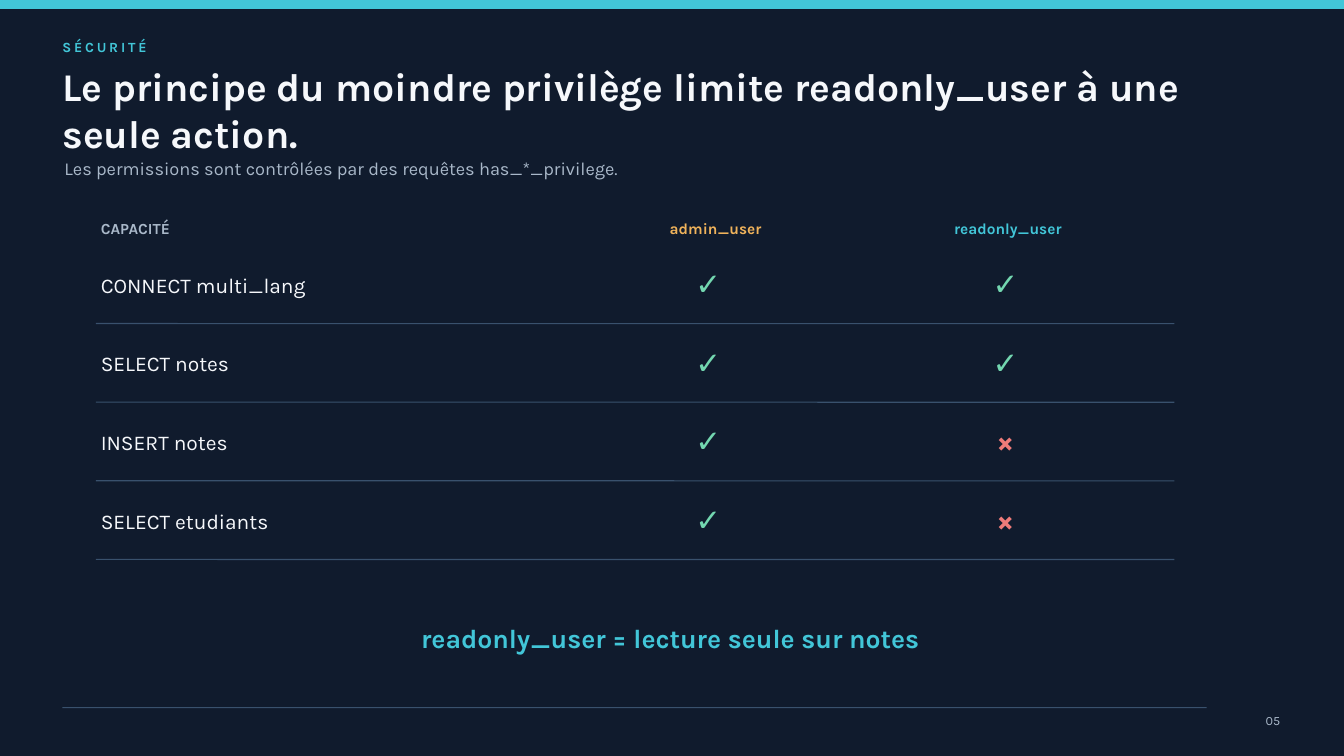
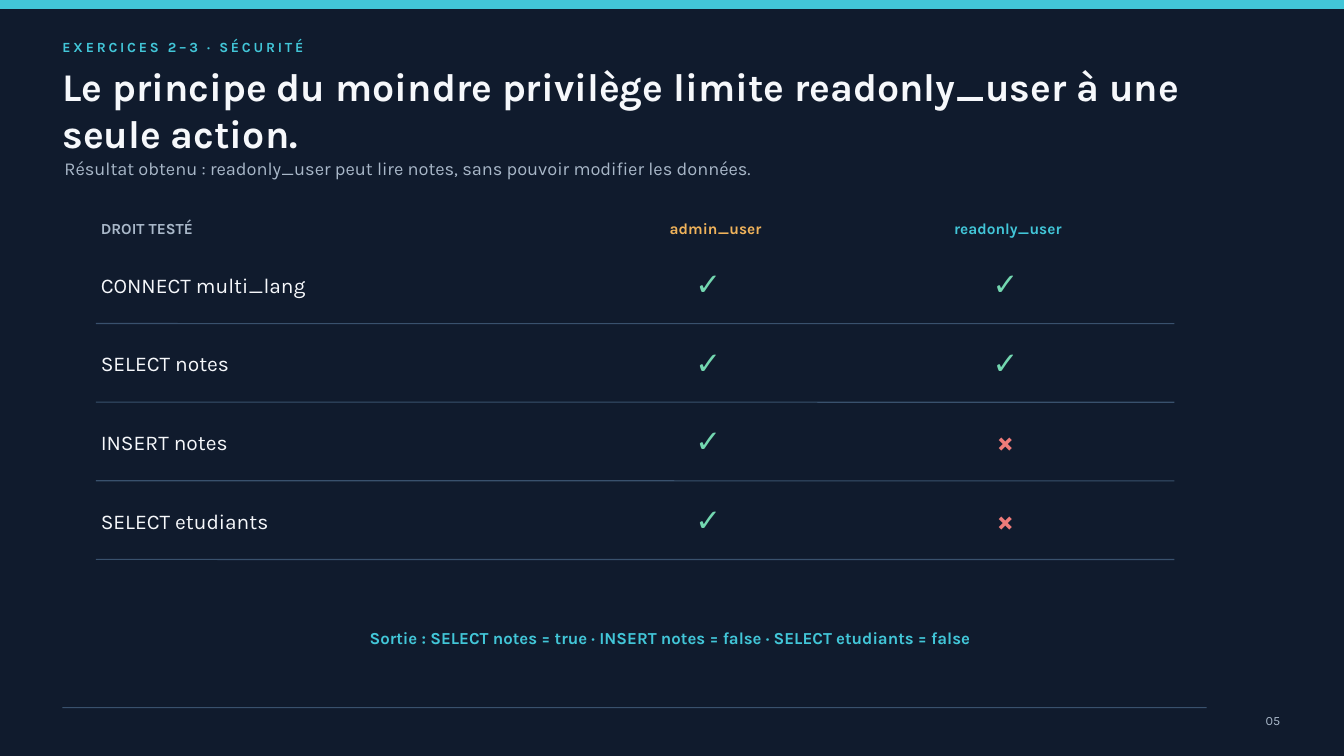
Before and after one commit to BornetFloryan/tp-postgresql, a slide deck: slide 5 of presentation/TP_PostgreSQL_Multilingue.pptx. Drawn at 1344x756 pixels with LibreOffice and Linux fonts; fonts in the diff are those of the drawing. Boxes give left, top, right and bottom in pixels: in the first picture for what was removed or moved away, otherwise in the second. Text is boxed around its words. In the diff, an @@ line names an element or a change of style, - is before the commit and + after.

```diff
--- a/presentation/TP_PostgreSQL_Multilingue.pptx
+++ b/presentation/TP_PostgreSQL_Multilingue.pptx
@@ text at [62, 39, 303, 52]: text changed @@
-SÉCURITÉ
+EXERCICES 2–3 · SÉCURITÉ
@@ text at [64, 161, 751, 180]: text changed @@
-Les permissions sont contrôlées par des requêtes has_*_privilege.
+Résultat obtenu : readonly_user peut lire notes, sans pouvoir modifier les données.
@@ text at [101, 221, 193, 234]: text changed @@
-CAPACITÉ
+DROIT TESTÉ
@@ text at [370, 632, 970, 644]: text changed; size 19 to 12 pt @@
-readonly_user = lecture seule sur notes
+Sortie : SELECT notes = true · INSERT notes = false · SELECT etudiants = false
```
Also in this commit, not shown: 7 other slides changed, 12 other files.
